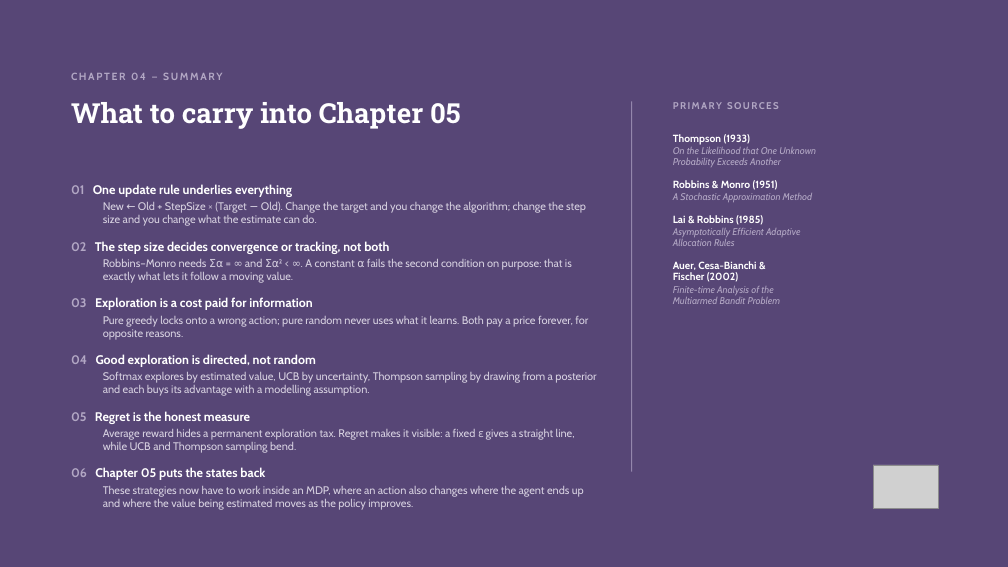
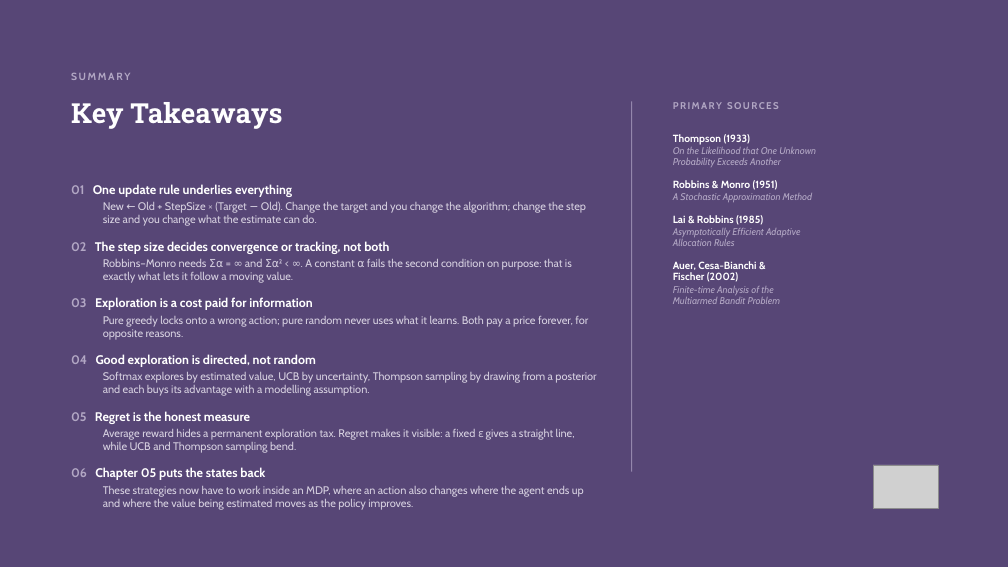
Before and after one commit to riccardoberta/reinforcement-learning, a slide deck: slide 45 of 04 - Exploration vs Exploitation/slides.pptx. Drawn at 1008x567 pixels with LibreOffice and Linux fonts; fonts in the diff are those of the drawing; grey boxes stand for pictures; background and template pictures are left out. Boxes give left, top, right and bottom in pixels: in the first picture for what was removed or moved away, otherwise in the second. Text is boxed around its words. In the diff, an @@ line names an element or a change of style, - is before the commit and + after.

```diff
--- a/04 - Exploration vs Exploitation/slides.pptx
+++ b/04 - Exploration vs Exploitation/slides.pptx
@@ text at <box>71,73,130,80</box>: text changed @@
-CHAPTER 04 — SUMMARY
+SUMMARY
@@ text at <box>71,102,282,129</box>: text changed @@
-What to carry into Chapter 05
+Key Takeaways
```
Also in this commit, not shown: 40 other files.
